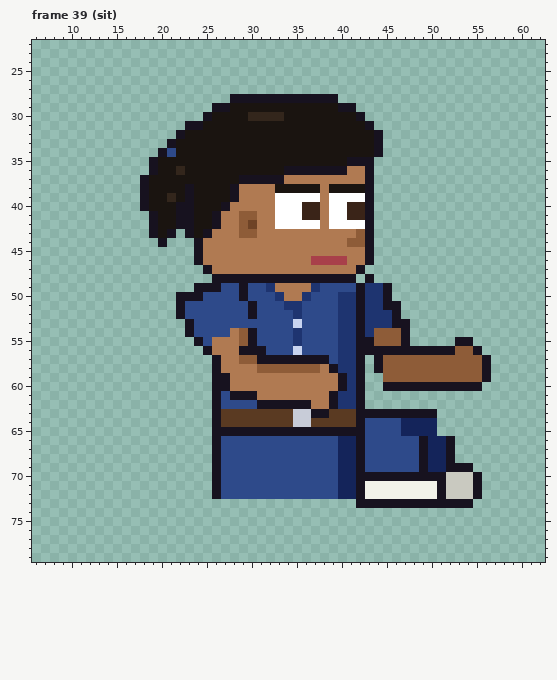
Edited in one commit: pixel-art file (sprites/clients/client_vettech_a_right_anim.aseprite). The picture above was drawn from the file before the commit.
64x80 pixels, 129 frames. Shown: frame 39 (sit): x 6..62, y 22..79. The old version is drawn lined up with the new one. The commit also changed other frames, which this record leaves out.
New version:
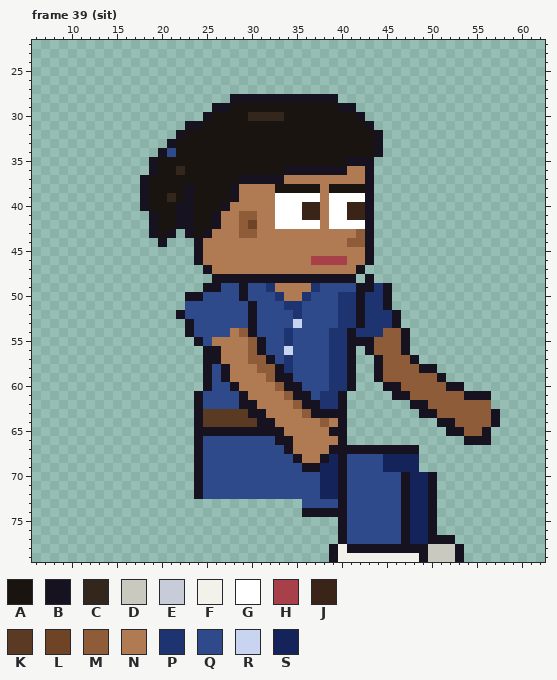
Palette (. is transparent): A #1a1410  B #17121f  C #33261c  D #c9c9c0  E #c8ccd8  F #f2f2ea  G #ffffff  H #a8404a  J #3a2418  K #5a3a22  L #6e4326  M #8e5c38  N #b07a52  P #1e3470  Q #2e4a8a  R #c8d4f0  S #14245a
The edit:
whole drawing moved by +2,-6 (the old picture is shown already moved)
Frame 39 (sit):
y 49: x 24 B -> .; x 43 P -> B
y 50: x 22 B -> .
y 51: x 22 B -> .; x 46 B -> .
y 53: x 30 Q -> B; x 47 B -> .
y 54: x 34..35 QP -> PQ; x 39 Q -> P; x 41..42 PB -> BP; x 44 M -> P
y 55: x 29..31 MBQ -> NMB; x 34..35 QP -> PQ; x 39 Q -> P; x 41 P -> B; x 53..54 BB -> ..
y 56: x 26 N -> B; x 29..30 BB -> NM; x 34..35 QR -> RQ; x 39 Q -> P; x 41..42 PB -> B.; x 44..46 BBB -> MMM; x 48..55 BBBBBMMB -> ........
y 57: x 25 . -> B; x 29 M -> N; x 31 B -> M; x 33..39 BBBBBBQ -> QPQQQQP; x 41..42 PB -> B.; x 48..56 MMMMMMMMB -> B........
y 58: x 25..27 .BN -> BQB; x 33..39 MMMMMNB -> BPQQQQP; x 41..42 PB -> B.; x 49..56 MMMMMMMB -> BB......
y 59: x 25..26 .B -> BQ; x 32..42 NNNNNNNNBPB -> MBBQQQQPPB.; x 44 . -> B; x 51..56 MMMMMB -> B.....
y 60: x 25..28 .BBN -> BQQB; x 33..42 NNNNNNNBPB -> MBBQQQPPB.; x 47..51 BBBBB -> MMMMM; x 54..55 BB -> ..
y 61: x 24..26 ..B -> BQQ; x 28 B -> Q; x 30 B -> N; x 34..42 NNNNNBPPB -> MBBQPPB..; x 46..56 ........... -> BBMMMMMMBBB
y 62: x 24..26 ..B -> BQQ; x 29..35 QQBBBBB -> BBNNNNM; x 37..42 NNBPPB -> BPPB..; x 48..56 ......... -> BBMMMMMMM
y 63: x 24..26 ..B -> BKK; x 30..36 KKKKKEE -> BBNNNNM; x 39..48 KKKBBBBBBB -> BB........; x 51..57 ....... -> MMMMMMB
y 64: x 24..26 ..B -> BKK; x 31..57 KKKKEEKKKKKBQQQQSSSS....... -> BBNNNNNMNB..........BBMMMMB
y 65: x 24..25 .. -> BB; x 34..38 BBBBB -> NNNNN; x 41..50 BBQQQQSSSS -> ..........; x 52..56 ..... -> BBMMB
y 66: x 24..26 ..B -> BQQ; x 33..52 QQQQQQQSSBQQQQQQBSSB -> BBNNNNNB............; x 54..56 ... -> BBB
y 67: x 24..26 ..B -> BQQ; x 34..41 QQQQQQSS -> BNNNNBBB; x 43..52 QQQQQQBSSB -> BBBBBB....
y 68: x 24..26 ..B -> BQQ; x 35..42 QQQQQSSB -> BNNBSBQQ; x 45..52 QQQQBSSB -> SSSS....
y 69: x 24..26 ..B -> BQQ; x 36..42 QQQQSSB -> BBSSBQQ; x 45..54 QQQQBSSBBB -> SSSS......
y 70: x 24..26 ..B -> BQQ; x 38..46 QQSSBBBBB -> SSBQQQQQQ; x 48..49 BB -> SS; x 51..55 BDDDB -> .....
y 71..72: x 24..26 ..B -> BQQ; x 38..55 QQSSBFFFFFFFFBDDDB -> SSBQQQQQQBSSB.....
y 73: x 36..46 ......BBBBB -> QQQQBQQQQQQ; x 48..49 BB -> SS; x 51..54 BBBB -> ....
y 74: x 36..50 ............... -> BBBBBQQQQQQBSSB
y 75..76: x 40..50 ........... -> BQQQQQQBSSB
y 77: x 40..52 ............. -> BQQQQQQBSSBBB
y 78: x 39..53 ............... -> BFBBBBBBBBBDDDB
y 79: x 39..53 ............... -> BFFFFFFFFFBDDDB
Boxes around the changes in both pictures, in picture pixels (x1, y1, x2, y2):
changed: (176, 283, 500, 562)
